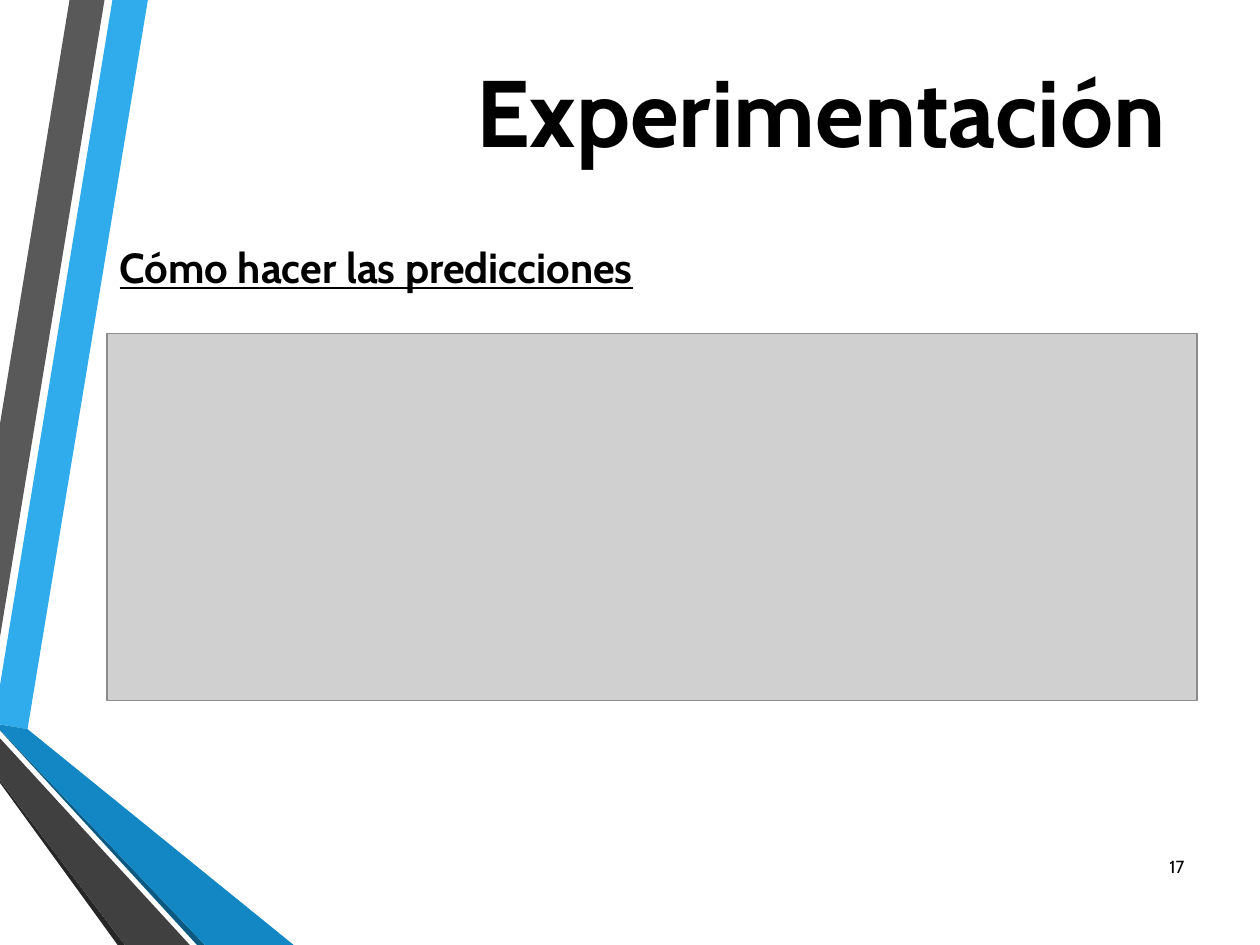
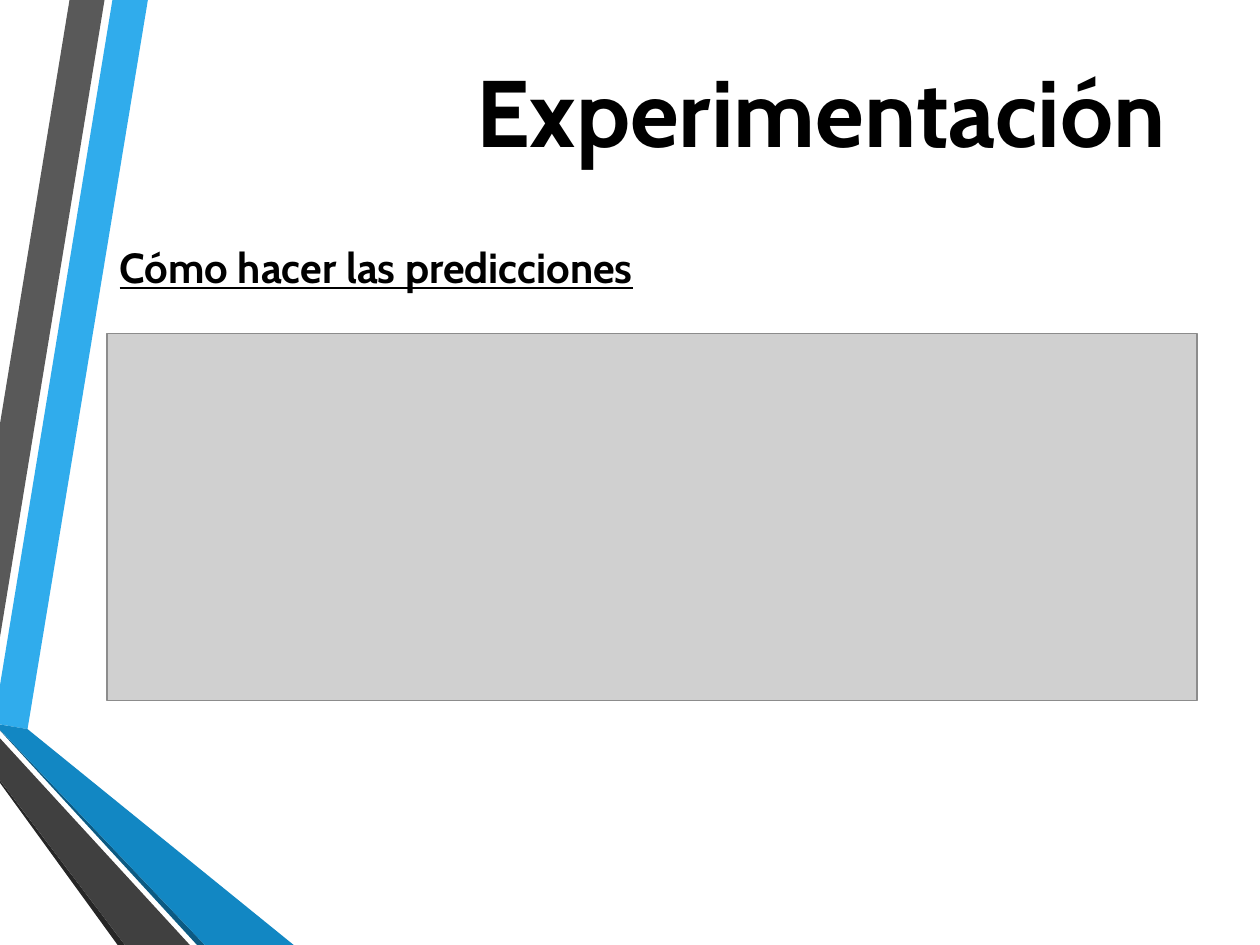
Before and after one commit to raulbenitezmartinez/tesisclei, a slide deck: slide 17 of Presentacion CLEI-JAIIO 2017.pptx. Drawn at 1260x945 pixels with LibreOffice and Linux fonts; fonts in the diff are those of the drawing; grey boxes stand for pictures; background and template pictures are left out. Boxes give left, top, right and bottom in pixels: in the first picture for what was removed or moved away, otherwise in the second. Text is boxed around its words. In the diff, an @@ line names an element or a change of style, - is before the commit and + after.

```diff
--- a/Presentacion CLEI-JAIIO 2017.pptx
+++ b/Presentacion CLEI-JAIIO 2017.pptx
@@ page number removed at (1169,860,1184,873) @@
-17
```
Also in this commit, not shown: 17 other slides changed, 1 slide added.
